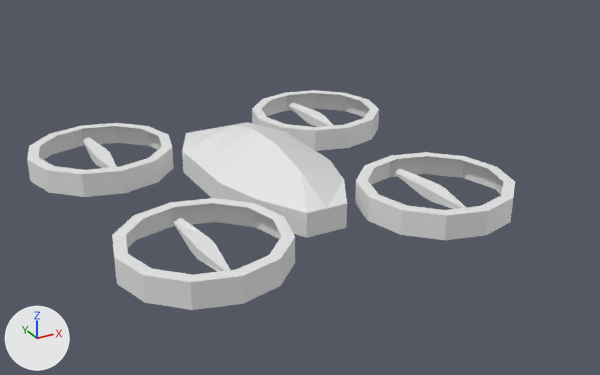
Renders of the glTF model public/models/drone.glb from each side of a commit.
Before and after are seen from a camera (50 mm lens) standing at (-5.65, -11.46, 5.35) and looking at (0.56, -0.16, -0.3). The axes (+X, +Y, +Z) are drawn at lower left. The lights are the same throughout. Where no turn or scale is listed for an object, it has been applied to the vertices. Vertices at the same position are counted once.
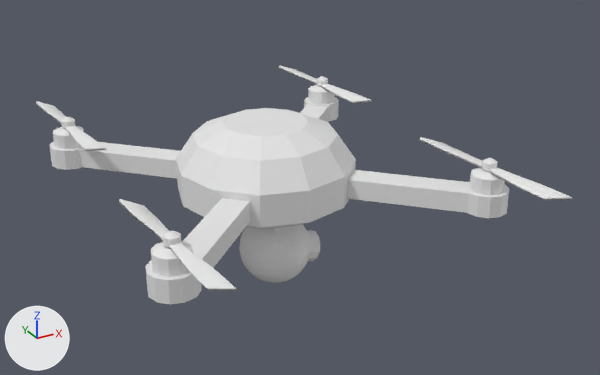
Commit message: basic drone setup working

Patch to the scene script:
```diff
--- a/public/models/drone.glb.py
+++ b/public/models/drone.glb.py
@@ me_cube_001 @@
-me_cube_001.from_pydata(...)  # 36 vertices, 68 faces; spans x -1.0..1.0, y -2.0..2.0, z -0.2..0.66
+me_cube_001.from_pydata(...)  # 88 vertices, 168 faces; spans x -1.03..1.02, y -1.0..1.0, z -1.18..2.93
+# me_cube_001 part 2: the whole mesh is rebuilt
+# me_cube_001 part 3: the surface is now shaded smooth
@@ me_cylinder_008 @@
-me_cylinder_008.from_pydata(...)  # 36 vertices, 48 faces; spans x -1.25..1.25, y -1.25..1.25, z -0.27..0.13
+me_cylinder_008.from_pydata(...)  # 60 vertices, 116 faces; spans x -1.0..1.0, y -1.0..1.0, z -2.3..3.42
+# me_cylinder_008 part 1: the whole mesh is rebuilt
@@ ob_cube @@
 ob_cube = bpy.data.objects.new('Cube', me_cube_001)
-ob_cube.location = (0.0, 0.0, 0.0)
+ob_cube.location = (2.58, 2.58, 0.51)
+ob_cube.scale = (0.221, 1.5, 0.0506)
@@ ob_cylinder_004 @@
-ob_cylinder_004 = bpy.data.objects.new('Cylinder.004', me_cylinder_007)
@@ ob_prop1 @@
-ob_prop1 = bpy.data.objects.new('prop1', me_cube_002)
@@ ob_cylinder_001 @@
 ob_cylinder_001 = bpy.data.objects.new('Cylinder.001', me_cylinder_008)
-ob_cylinder_001.location = (-2.16, 2.07, 0.07)
+ob_cylinder_001.location = (0.0, 0.0, 0.01)
+ob_cylinder_001.scale = (1.48, 1.48, 0.267)
@@ ob_prop2 @@
-ob_prop2 = bpy.data.objects.new('prop2', me_cube_003)
@@ ob_cylinder_002 @@
-ob_cylinder_002 = bpy.data.objects.new('Cylinder.002', me_cylinder_009)
@@ ob_prop3 @@
-ob_prop3 = bpy.data.objects.new('prop3', me_cube_004)
@@ ob_cylinder_003 @@
-ob_cylinder_003 = bpy.data.objects.new('Cylinder.003', me_cylinder_010)
@@ ob_prop4 @@
-ob_prop4 = bpy.data.objects.new('prop4', me_cube_005)
@@ ob_cube_004 @@
+ob_cube_004 = bpy.data.objects.new('Cube.004', me_cube_005_1)  # 88 vertices, 168 faces; spans x -0.23..0.23, y -1.5..1.5, z -0.06..0.15
+ob_cube_004.location = (-2.57, 2.53, 0.51)
@@ ob_motor1_003 @@
+ob_motor1_003 = bpy.data.objects.new('motor1.003', me_cylinder_007_1)  # 60 vertices, 116 faces; spans x -0.351..0.351, y -0.351..0.351, z -0.175..0.478
+ob_motor1_003.location = (-2.58, 2.53, 0.0)
@@ ob_cube_003 @@
+ob_cube_003 = bpy.data.objects.new('Cube.003', me_cube_005_1.copy())
+ob_cube_003.location = (-2.57, -2.51, 0.51)
@@ ob_motor1_002 @@
+ob_motor1_002 = bpy.data.objects.new('motor1.002', me_cylinder_007_1.copy())
+ob_motor1_002.location = (-2.58, -2.51, 0.0)
@@ ob_cube_002 @@
+ob_cube_002 = bpy.data.objects.new('Cube.002', me_cube_005_1.copy())
+ob_cube_002.location = (2.58, -2.51, 0.51)
@@ ob_motor1_001 @@
+ob_motor1_001 = bpy.data.objects.new('motor1.001', me_cylinder_007_1.copy())
+ob_motor1_001.location = (2.56, -2.51, 0.0)
@@ ob_cube_001 @@
+ob_cube_001 = bpy.data.objects.new('Cube.001', me_cube_002_1)  # 32 vertices, 56 faces; spans x -0.03..0.95, y -0.35..0.35, z -1.61..0.35
+ob_cube_001.location = (0.0, 0.0, -0.21)
@@ ob_sphere @@
+ob_sphere = bpy.data.objects.new('Sphere', me_sphere)  # a UV sphere (32 segments, 16 rings, poles along z) spanning x -0.62..0.62, y -0.62..0.62, z -0.62..0.62
+ob_sphere.location = (0.15, 0.0, -1.4)
@@ ob_motor1 @@
+ob_motor1 = bpy.data.objects.new('motor1', me_cylinder_007_1.copy())
+ob_motor1.location = (2.56, 2.58, 0.0)
@@ ob_cylinder @@
+ob_cylinder = bpy.data.objects.new('Cylinder', me_cylinder_002)  # 40 vertices, 76 faces; spans x -2.76..2.76, y -2.76..2.76, z -0.16..0.16
+ob_cylinder.location = (0.0, 0.0, 0.0)
```

Where the change shows, as pixel boxes [x1, y1, x2, y2] in the pictures (600 x 375 px):
'Cylinder.001', reshaped, moved, rescaled (22% wider, 63% taller)
    before: [27, 123, 174, 197]
    after: [176, 108, 356, 229]
'Cube', reshaped, moved, rescaled (43% narrower, 67% shorter)
    before: [182, 122, 347, 238]
    after: [278, 65, 372, 103]
'Cylinder.002', deleted
    before: [112, 198, 295, 310]
'Cylinder', added
    after: [79, 104, 470, 268]
'Cylinder.003', deleted
    before: [355, 152, 515, 240]
'Cylinder.004', deleted
    before: [252, 90, 379, 151]
'Sphere', added
    after: [239, 224, 311, 283]
'motor1.002', added
    after: [145, 241, 202, 304]
'Cube.003', added
    after: [118, 199, 238, 291]
'motor1.001', added
    after: [464, 168, 509, 218]
'Cube.002', added
    after: [419, 137, 573, 200]
'prop3', deleted
    before: [173, 217, 230, 272]
'motor1.003', added
    after: [50, 126, 84, 170]
'prop4', deleted
    before: [394, 169, 467, 209]
'Cube.004', added
    after: [36, 101, 106, 151]
'motor1', added
    after: [304, 85, 339, 121]
'prop2', deleted
    before: [82, 137, 117, 168]
'prop1', deleted
    before: [288, 103, 334, 127]
'Cube.001', added
    after: [273, 226, 320, 261]
part 2 of me_cube_001, built on
    before: [182, 122, 347, 238]
    after: [278, 65, 372, 103]
